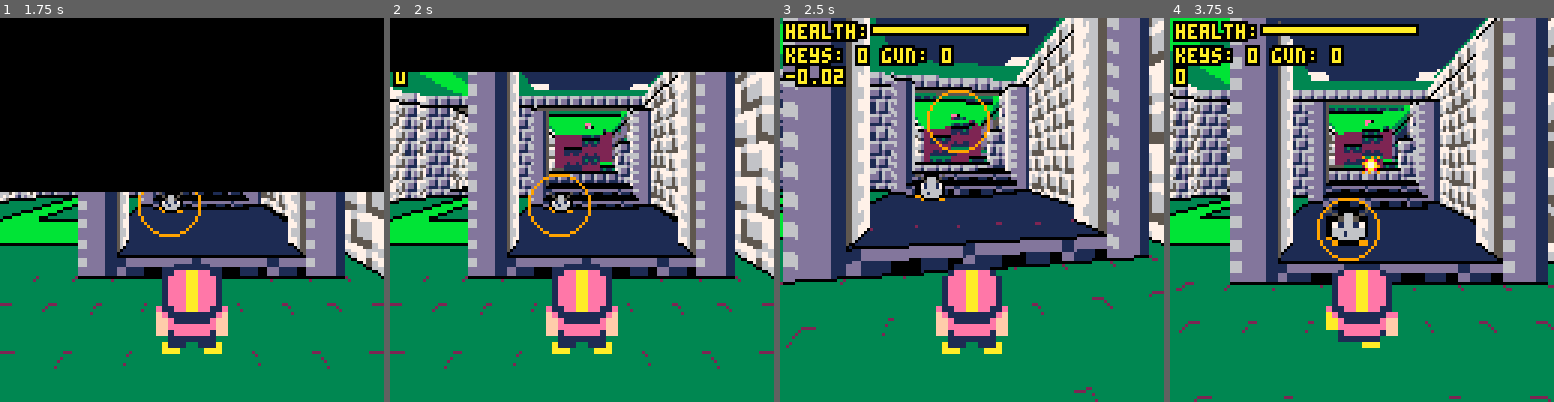
Above: before the commit, frames 1-4 (left to right).
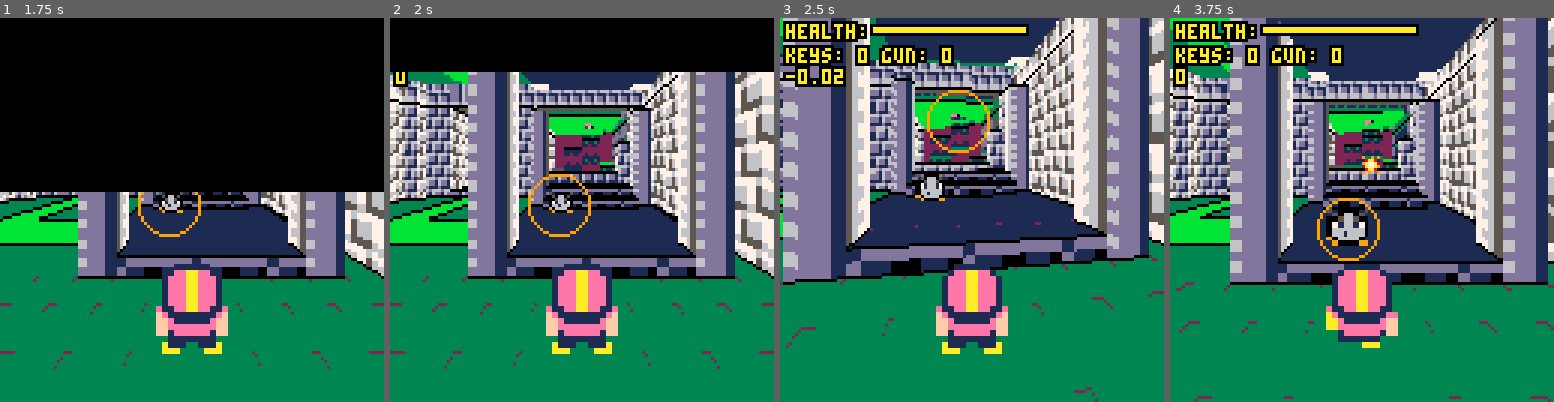
Above: after the commit, the same moments.

Repository: paloblanco/sallyneptune
Game: PICO-8 cartridge sallyneptune.p8
Two runs of this game, one before a commit and one after it. Both use one fixed random seed, a clock stepped at 60 frames per second and the inputs below.
Inputs:
- Up to frame 1 (1.75 s): tap X (X key) at 0.33, 1.07 s; tap O (Z key) at 0.7, 1.7 s; hold Right from 1.6 s (still down)
- Up to frame 2 (2 s): keep holding Right; tap X (X key) at 1.85 s
- Up to frame 3 (2.5 s): release Right at 2.1 s; tap O (Z key) at 2.1 s; hold Up 2.15-2.42 s; hold Right from 2.47 s (still down)
- Up to frame 4 (3.75 s): tap O (Z key) every 0.4 s from 2.5 to 3.7 s; tap X (X key) at 2.97 s; release Right at 3.03 s; hold Left 3.08-3.58 s; hold Down from 3.63 s (still down)

Frame 1 is identical in both runs. In frame 2, 2.3% of the frame differs, in the area x 0-75%, y 14-30%; in frame 3, 2.7%; in frame 4, 3.0%, in the area x 0-86%, y 0-30%.

Commit message:
ceilings all correct

Diff:
--- a/main.lua
+++ b/main.lua
@@ -124,7 +124,7 @@
 		-- local spr_ix = tiletype[1]
 		local g_color =  tiletype[2]
 		local celz = 16-col*.5
-		local celzc = 7.5 + (1+sgn(col-1))*.5
+		local celzc = 6.5 + 2*(1+sgn(col-1))*.5
 
 		-- calc cast vector
 		local dist_x, dist_y
@@ -184,7 +184,7 @@
 				local col = mcol%16
 
 				celz=16-col*.5 -- inlined for speed
-				celzc = 7.5 + (1+sgn(col-1))*.5
+				celzc = 6.5 + 2*(1+sgn(col-1))*.5
 
 				if (col==15) skip = false
 				if (tdist > drawdist) skip = false --max draw distance
@@ -214,8 +214,9 @@
 				-- draw wall if higher
 				if (celz < celz0) or (celzc > celzc0) then
 					sy1 = ((celz-z)*scale) + horizon
-					syc1 = ((celzc-z)*scale) + horizon
-					syc1 = min(min(sy1,syc1),sy)
+					local syc1raw = ((celzc-z)*scale) + horizon
+					local syc1 = min(min(sy1,syc1raw),sy)
+					local coff = (syc1raw-syc1)/scale
 
 					poke(0x5F3A, tiletype[3])
 					poke(0x5F3B, tiletype[4])
@@ -235,7 +236,9 @@
 						add(depthi,{tdist,sy1})
 					end
 					if (syc1 > syc) then
-						tline(sx,syc+1,sx,syc1-1,wallx,0,0,(.5/scale))
+						-- poke(0x5F3B, -coff)
+						tline(sx,syc1-1,sx,syc+1,wallx,coff*.5,0,(.5/scale))
+						-- poke(0x5F3B, 0)
 						pset(sx,syc1,0)
 						syc=syc1
 						-- add(depthi,{tdist,sy1})
